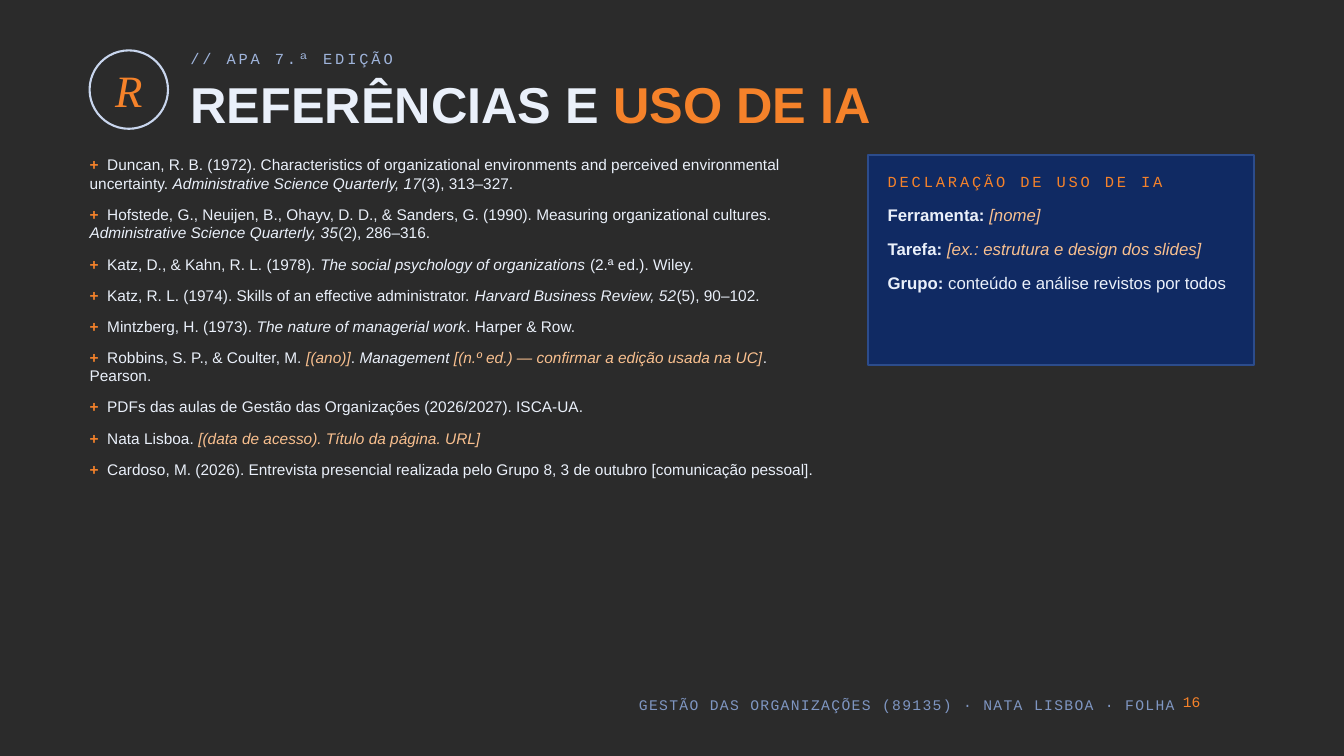
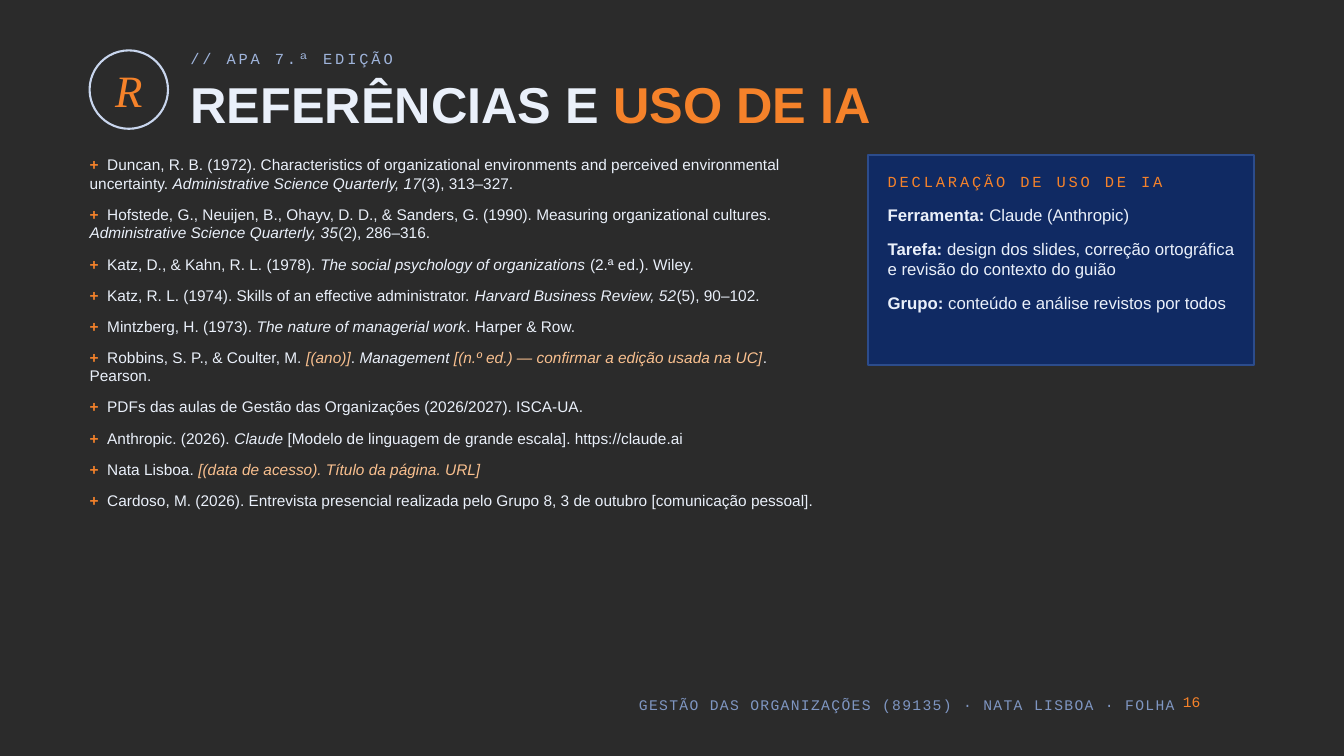
Before and after one commit to kd25gpgdw9-lang/Oceanum, a slide deck: slide 16 of apresentacao-go-89135/Nata_Lisboa_GO_89135.pptx. Drawn at 1344x756 pixels with LibreOffice and Linux fonts; fonts in the diff are those of the drawing; background and template pictures are left out; a plain dark background stands for a picture behind light text. Boxes give left, top, right and bottom in pixels: in the first picture for what was removed or moved away, otherwise in the second. Text is boxed around its words. In the diff, an @@ line names an element or a change of style, - is before the commit and + after.

```diff
--- a/apresentacao-go-89135/Nata_Lisboa_GO_89135.pptx
+++ b/apresentacao-go-89135/Nata_Lisboa_GO_89135.pptx
@@ text at (888, 209, 1234, 279): text changed; text colour #F9C08F to #EAF0FA; italic off @@
-Ferramenta: [nome]
-Tarefa: [ex.: estrutura e design dos slides]
+Ferramenta: Claude (Anthropic)
+Tarefa: design dos slides, correção ortográfica e revisão do contexto do guião
@@ text at (107, 433, 683, 447): paragraph added @@
++ Anthropic. (2026). Claude [Modelo de linguagem de grande escala]. https://claude.ai
```
Also in this commit, not shown: 2 other files.
